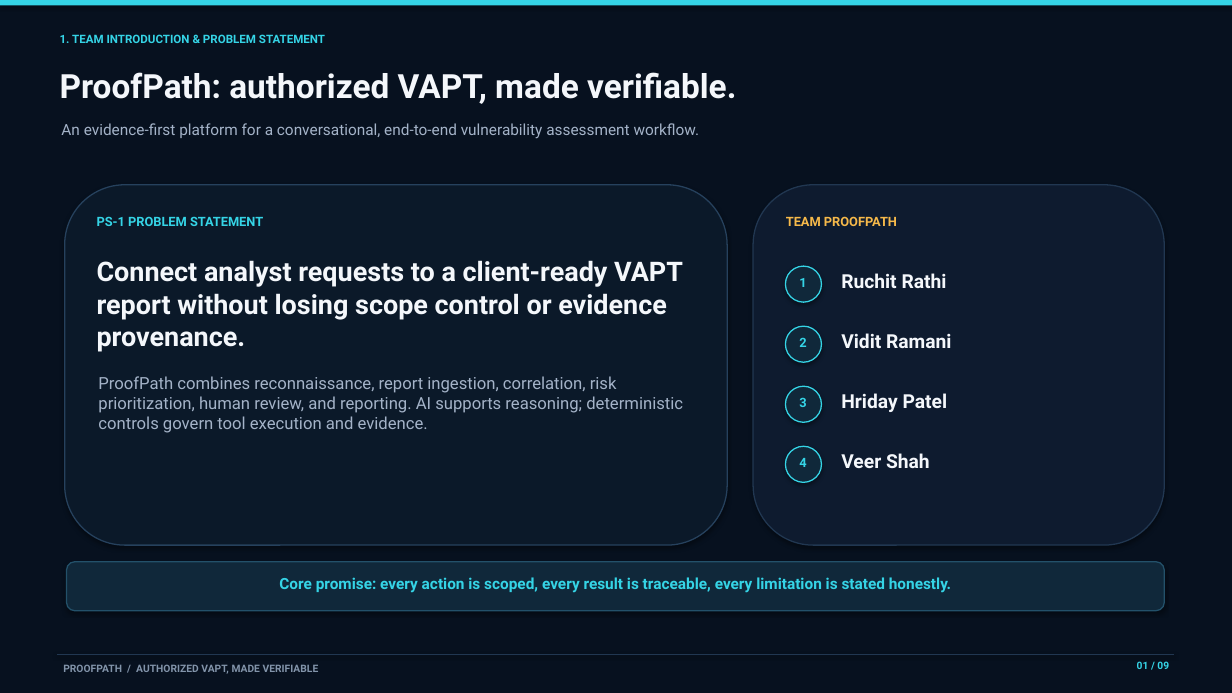
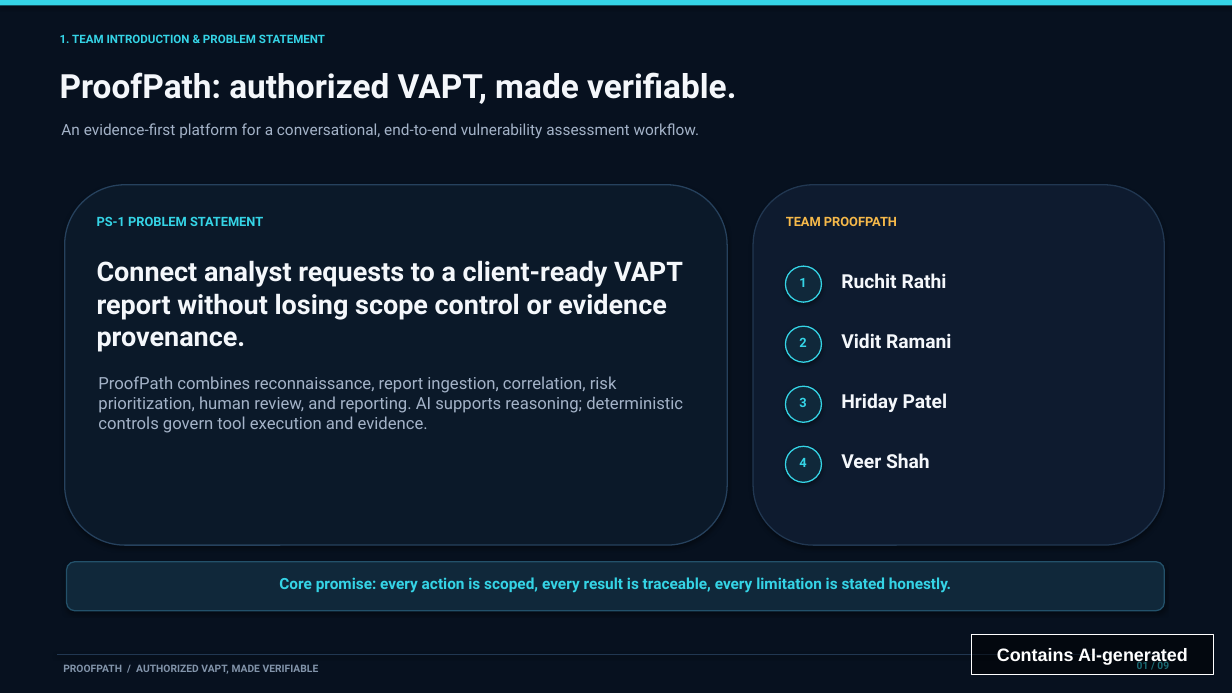
Before and after one commit to RuchitRathi/ProofPath, a slide deck: slide 1 of docs/ProofPath_Hackathon_Pitch.pptx. Drawn at 1232x693 pixels with LibreOffice and Linux fonts; fonts in the diff are those of the drawing. Boxes give left, top, right and bottom in pixels: in the first picture for what was removed or moved away, otherwise in the second. Text is boxed around its words. In the diff, an @@ line names an element or a change of style, - is before the commit and + after.

Commit message:
docs: include latest ProofPath pitch deck revision
Keep the current nine-section submission presentation with the project history.

```diff
--- a/docs/ProofPath_Hackathon_Pitch.pptx
+++ b/docs/ProofPath_Hackathon_Pitch.pptx
@@ rectangle added at (x1=971, y1=635, x2=1214, y2=676), fill #000000 at 50% opacity, outline #FFFFFF 1 pt, 14 pt, text #FFFFFF, bold @@
+Contains AI-generated
```
